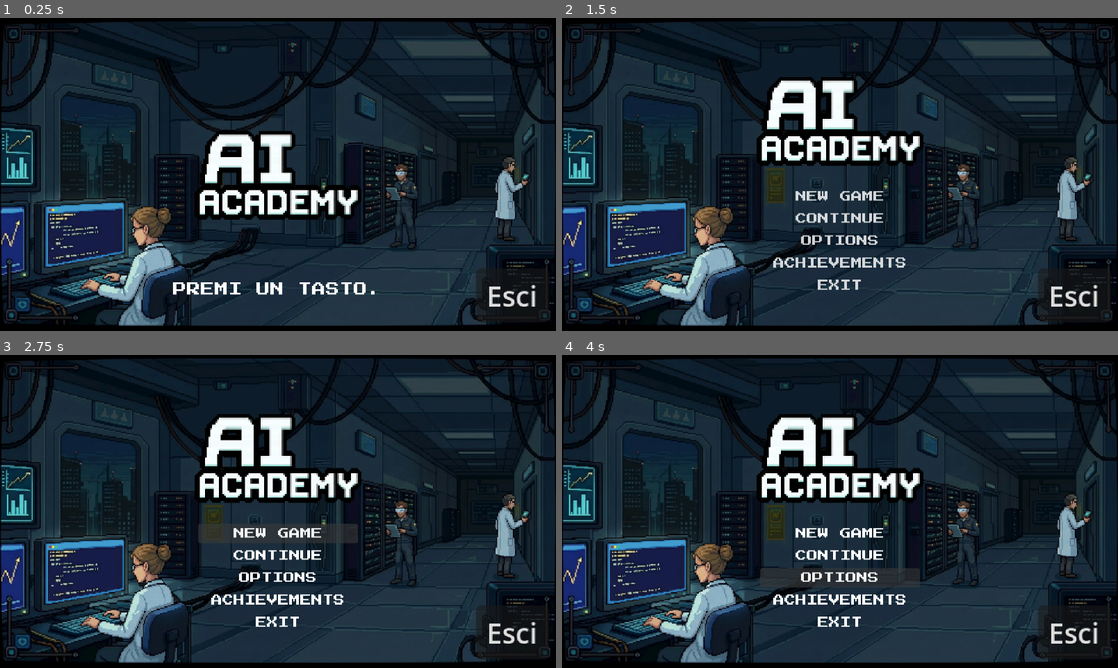
Above: before the commit, frames 1-4 (two rows, left to right).
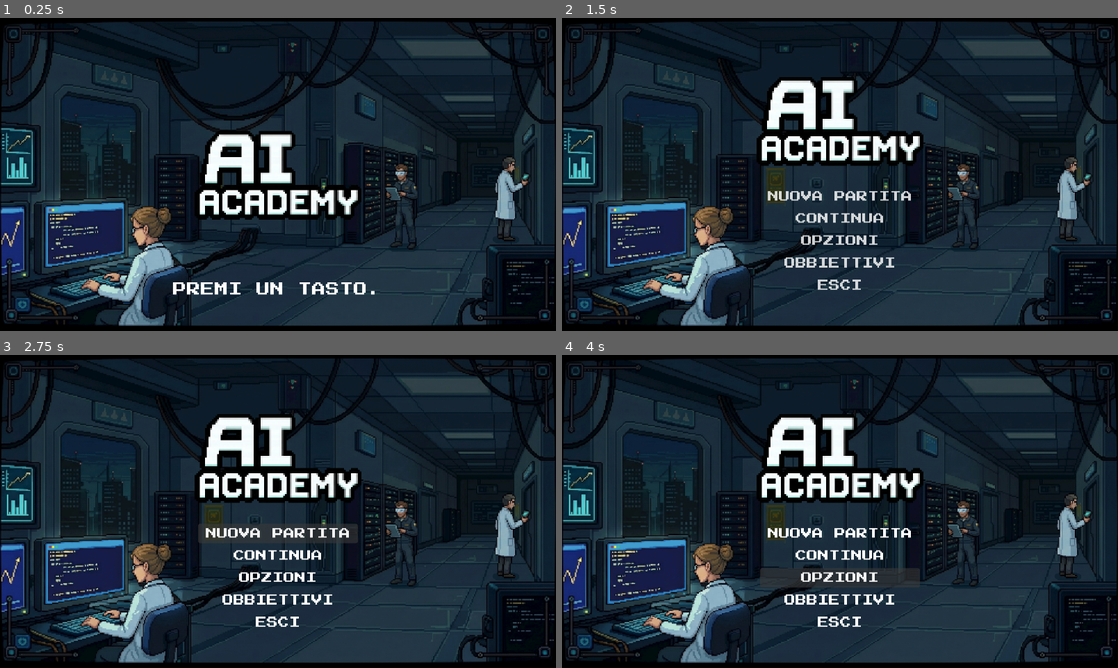
Above: after the commit, the same moments.

Repository: khriii/ai-academy
Game: Godot game, scene res://scenes/ui/menu/menu.tscn
Same seed, same stepped clock (60 frames per second), same inputs: the game is played once before the commit and once after it. This scene is started directly instead of the project's main scene.
Inputs:
- Up to frame 1 (0.25 s): no input
- Up to frame 2 (1.5 s): tap Enter at 0.5 s; hold D (move_right) 0.53-1.28 s; tap Space (continue_dialogue) at 0.6, 1.35 s; hold S (move_down) from 1.28 s (still down)
- Up to frame 3 (2.75 s): release S (move_down) at 2 s; click "NEW GAME" (after the commit: "NUOVA PARTITA") at 2 s
- Up to frame 4 (4 s): click "CONTINUE" (after the commit: "CONTINUA") at 2.75 s; click "OPTIONS" (after the commit: "OPZIONI") at 3.5 s

The runs differ from the first frame. In frame 1, 0.4% of the frame differs, in the area x 85-99%, y 80-98%; in frame 2, 1.3%; in frame 3, 1.3%; in frame 4, 1.3%, in the area x 37-99%, y 55-98%.

Commit message:
refactored LangComponent to better manage languages. added LangComponent to autoload so it is able to be accessed with Lang

Diff:
--- a/components/lang/lang_component.gd
+++ b/components/lang/lang_component.gd
@@ -2,17 +2,44 @@
 extends Node2D
 
 var json_file_path: String = Global.lang_json_path
-
-var data
+var data = null
+var filename: String = "LangComponent.gd"
 
 func _ready() -> void:
+	load_json_data()
+
+func print_error(error_message: String) -> void:
+	print(filename + ": " + error_message)
+
+func load_json_data() -> void:
+	if not FileAccess.file_exists(json_file_path):
+		print_error("JSON file not found -> " + json_file_path)
+		return
+
 	var file = FileAccess.open(json_file_path, FileAccess.READ)
 	var content = file.get_as_text()
+
 	data = JSON.parse_string(content)
 
+	if data == null:
+		print_error("JSON parsing failed. Check file syntax.")
 
 func get_lang_text(key: String):
-	return data[key]
+	if data == null:
+		load_json_data()
+
+	if data != null and data.has(key):
+		return data[key]
+	else:
+		print_error("Missing text key -> " + key)
+		return "ERROR_TEXT"
 
 func get_dialogue(dialogue_name: String):
-	return data.dialogues[dialogue_name]
+	if data == null:
+		load_json_data()
+
+	if data != null and data.has("dialogues") and data.dialogues.has(dialogue_name):
+		return data.dialogues[dialogue_name]
+	else:
+		print_error("Missing dialogue -> " + dialogue_name)
+		return []
--- a/components/lang/lang_it.json
+++ b/components/lang/lang_it.json
@@ -1,6 +1,11 @@
 {
 	"start_message_label": "Premi un tasto.",
 	"quit_button": "Esci",
+	"new_game_button": "NUOVA PARTITA",
+	"continue_button": "CONTINUA",
+	"options_button": "OPZIONI",
+	"achievements_button": "OBBIETTIVI",
+	"exit_button": "ESCI",
 	"dialogues": {
 		"test_1": [
 			{
--- a/project.godot
+++ b/project.godot
@@ -18,6 +18,7 @@
 [autoload]
 
 Global="*uid://bbxrgh4rh6751"
+Lang="*uid://2p554g1othq4"
 
 [display]
 
--- a/scenes/ui/menu/menu.gd
+++ /dev/null
@@ -1,15 +0,0 @@
-extends Control
-
-@export var lang_component: LangComponent
-
-@export var start_message_label: Label
-@export var quit_button: Button
-
-func _ready() -> void:
-	start_message_label.text = lang_component.get_lang_text("start_message_label")
-	quit_button.text = lang_component.get_lang_text("quit_button")
-
-	quit_button.pressed.connect(_on_quit_button_pressed)
-
-func _on_quit_button_pressed():
-	get_tree().quit()
--- a/scenes/ui/menu/menu.tscn
+++ b/scenes/ui/menu/menu.tscn
@@ -1,6 +1,5 @@
 [gd_scene format=3 uid="uid://cxy4xojvhmdil"]
 
-[ext_resource type="Script" uid="uid://18nl5p7af3wv" path="res://scenes/ui/menu/menu.gd" id="1_h1w4e"]
 [ext_resource type="Script" uid="uid://cahgu2fcc5e06" path="res://scenes/ui/menu/menu_handler.gd" id="2_q18yf"]
 [ext_resource type="Script" uid="uid://dc2o5ljgvjscy" path="res://scripts/classes/scene_changer.gd" id="3_r4xos"]
 [ext_resource type="PackedScene" uid="uid://dby1qkve0afmi" path="res://scenes/main/main.tscn" id="4_05f3o"]
@@ -126,22 +125,24 @@
 &"menu_in": SubResource("Animation_2nsh4")
 }
 
-[node name="Menu" type="Control" unique_id=1125525901 node_paths=PackedStringArray("lang_component", "start_message_label", "quit_button")]
+[node name="Menu" type="Control" unique_id=1125525901]
 layout_mode = 3
 anchors_preset = 15
 anchor_right = 1.0
 anchor_bottom = 1.0
 grow_horizontal = 2
 grow_vertical = 2
-script = ExtResource("1_h1w4e")
-lang_component = NodePath("LangComponent")
-start_message_label = NodePath("StartMessageLabel")
-quit_button = NodePath("QuitButton")
-
-[node name="MenuHandler" type="Node2D" parent="." unique_id=1073118471 node_paths=PackedStringArray("scene_changer", "animation_player")]
+
+[node name="MenuHandler" type="Node2D" parent="." unique_id=1073118471 node_paths=PackedStringArray("scene_changer", "animation_player", "start_message_label", "new_game_button", "continue_button", "options_button", "achievements_button", "exit_button")]
 script = ExtResource("2_q18yf")
 scene_changer = NodePath("../SceneChanger")
 animation_player = NodePath("../AnimationPlayer")
+start_message_label = NodePath("../StartMessageLabel")
+new_game_button = NodePath("../ButtonsContainer/NewGameButton")
+continue_button = NodePath("../ButtonsContainer/ContinueButton")
+options_button = NodePath("../ButtonsContainer/OptionsButton")
+achievements_button = NodePath("../ButtonsContainer/AchievementsButton")
+exit_button = NodePath("../ButtonsContainer/ExitButton")
 
 [node name="SceneChanger" type="Node2D" parent="." unique_id=1509841649]
 script = ExtResource("3_r4xos")
@@ -166,21 +167,6 @@
 texture = ExtResource("6_047m5")
 expand_mode = 1
 stretch_mode = 4
-
-[node name="QuitButton" type="Button" parent="." unique_id=362965616]
-layout_mode = 1
-anchors_preset = 3
-anchor_left = 1.0
-anchor_top = 1.0
-anchor_right = 1.0
-anchor_bottom = 1.0
-offset_left = -46.0
-offset_top = -36.0
-offset_right = -4.0
-offset_bottom = -5.0
-grow_horizontal = 0
-grow_vertical = 0
-text = "Quit"
 
 [node name="GameTitle" type="TextureRect" parent="." unique_id=1080360780]
 layout_mode = 1
--- a/scenes/ui/menu/menu_handler.gd
+++ b/scenes/ui/menu/menu_handler.gd
@@ -3,13 +3,45 @@
 @export var scene_changer: SceneChanger
 @export var animation_player: AnimationPlayer
 
-var filename = "menu_hgandler.gd"
+# Labels and Buttons
+@export var start_message_label: Label
+@export var new_game_button: Button
+@export var continue_button: Button
+@export var options_button: Button
+@export var achievements_button: Button
+@export var exit_button: Button
+
+var filename = "menu_handler.gd"
 
 func print_error(error_message):
 	print(filename + ": " + error_message)
 
 func check_nodes():
+	if not start_message_label: print_error("start_message_label missing")
 	if not animation_player: print_error("animation_player missing")
+	if not new_game_button: print_error("new_game_button missing")
+	if not continue_button: print_error("continue_button missing")
+	if not options_button: print_error("options_button missing")
+	if not achievements_button: print_error("achievements_button missing")
+	if not exit_button: print_error("exit_button missing")
+
+func _ready() -> void:
+	check_nodes()
+	load_language()
+
+func load_language():
+	if start_message_label:
+		start_message_label.text = Lang.get_lang_text("start_message_label")
+	if new_game_button:
+		new_game_button.text = Lang.get_lang_text("new_game_button")
+	if continue_button:
+		continue_button.text = Lang.get_lang_text("continue_button")
+	if options_button:
+		options_button.text = Lang.get_lang_text("options_button")
+	if achievements_button:
+		achievements_button.text = Lang.get_lang_text("achievements_button")
+	if exit_button:
+		exit_button.text = Lang.get_lang_text("exit_button")
 
 func _input(event: InputEvent) -> void:
 	if event is InputEventKey:
Not shown, removed: scenes/ui/menu/menu.gd.uid
